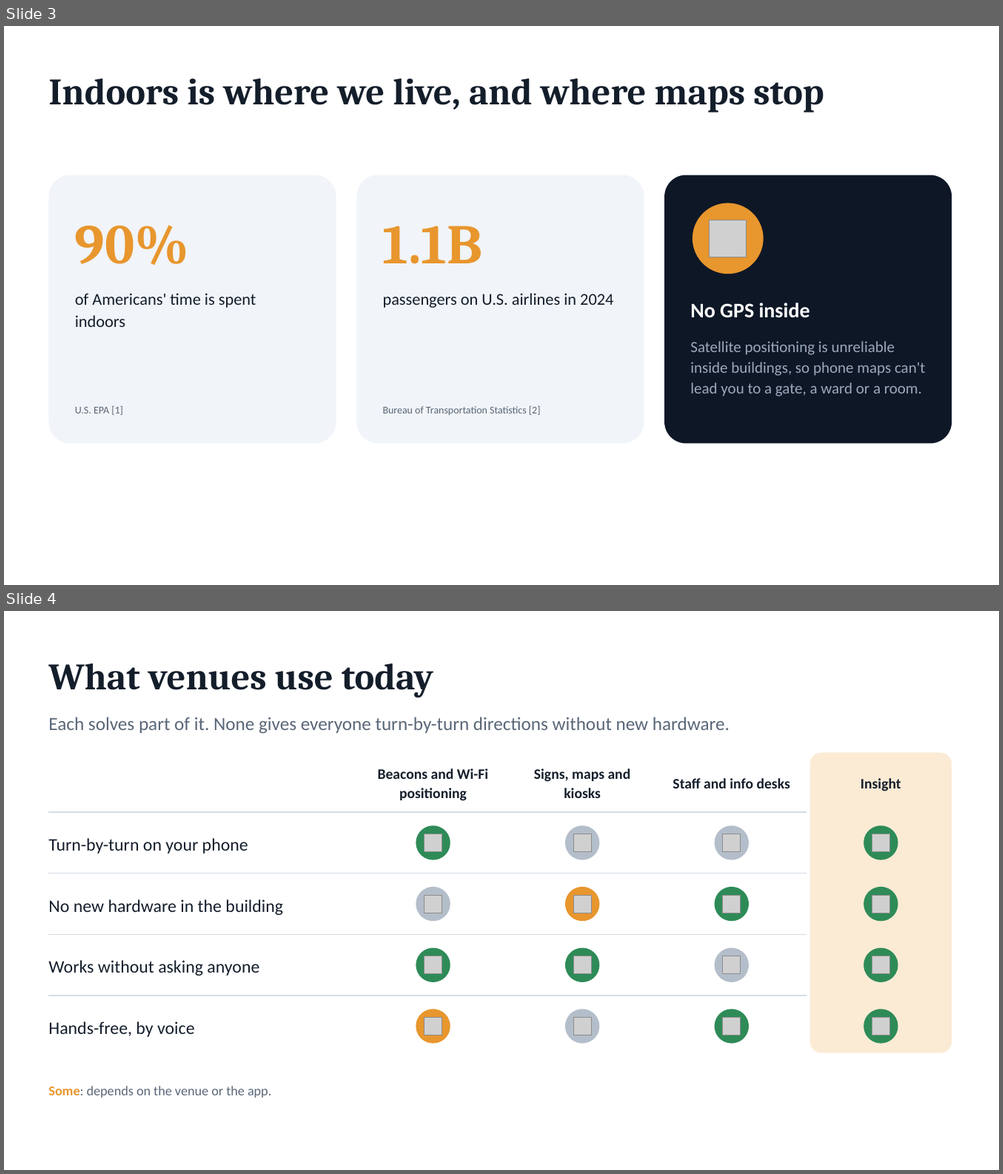
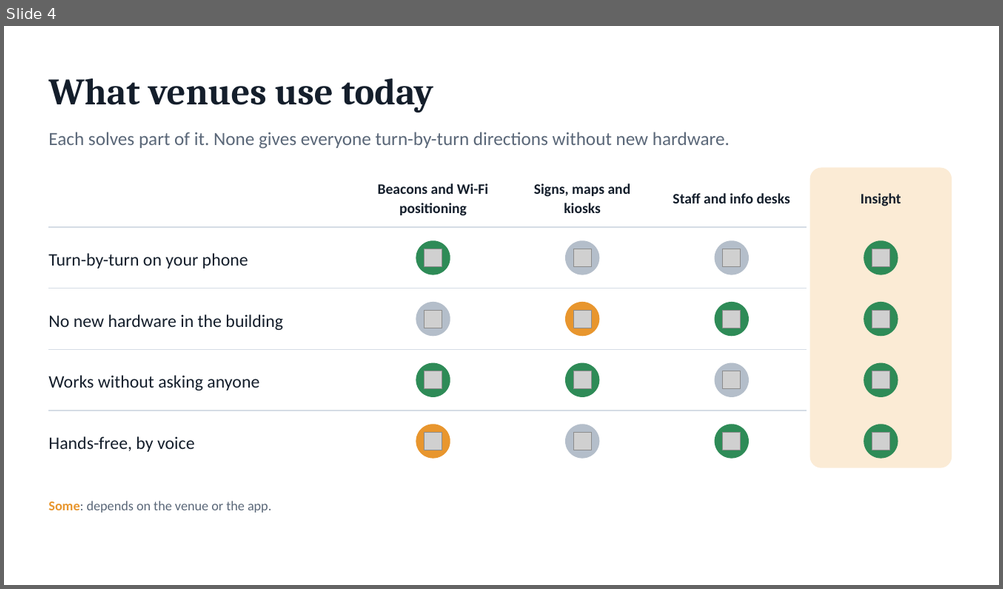
Before and after one commit to epicgdog/blindsight, a slide deck: slides/insight.pptx. Shown one above the other, each under a label of ours: slides 3 and 4 before the commit, slide 4 after it. The pictures are 1003x1174 and 1003x589 pixels, drawn with LibreOffice and Linux fonts; fonts in the diff are those of the drawing; grey boxes stand for pictures. Boxes give left, top, right and bottom in pixels: in the first picture for what was removed or moved away, otherwise in the second. Text is boxed around its words. In the diff, an @@ line names an element or a change of style, - is before the commit and + after.

```diff
--- a/slides/insight.pptx
+++ b/slides/insight.pptx
@@ slide 3 removed at (4, 26, 999, 585), background #FFFFFF @@
@@ text removed at (48, 79, 824, 113) @@
-Indoors is where we live, and where maps stop
@@ rounded rectangle removed at (48, 175, 336, 444) @@
@@ rounded rectangle removed at (356, 175, 643, 444) @@
@@ rounded rectangle removed at (664, 175, 951, 444) @@
@@ text removed at (75, 225, 189, 265) @@
-90%
@@ ellipse removed at (692, 204, 762, 275) @@
@@ picture removed at (709, 220, 745, 257) @@
@@ text removed at (383, 226, 483, 264) @@
-1.1B
@@ text removed at (75, 293, 256, 327) @@
-of Americans' time is spent indoors
@@ text removed at (383, 293, 613, 308) @@
-passengers on U.S. airlines in 2024
@@ text removed at (690, 303, 810, 318) @@
-No GPS inside
@@ text removed at (690, 341, 925, 397) @@
-Satellite positioning is unreliable inside buildings, so phone maps can't lead you to a gate, a ward or a room.
@@ text removed at (75, 406, 123, 415) @@
-U.S. EPA [1]
@@ text removed at (383, 406, 540, 415) @@
-Bureau of Transportation Statistics [2]
```
Also in this commit, not shown: 7 slides changed, 2 slides added, 4 other slides removed, 3 other files.
